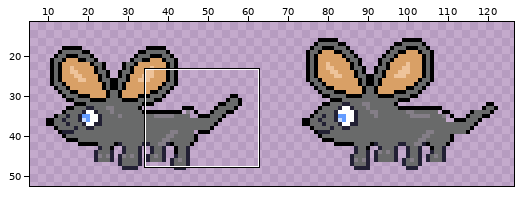
Sprite sheet, stored at resources/images/mouse-sheet.png. The first picture is a wide view before the edit; the outline marks the close-up.
Close-up. Before:
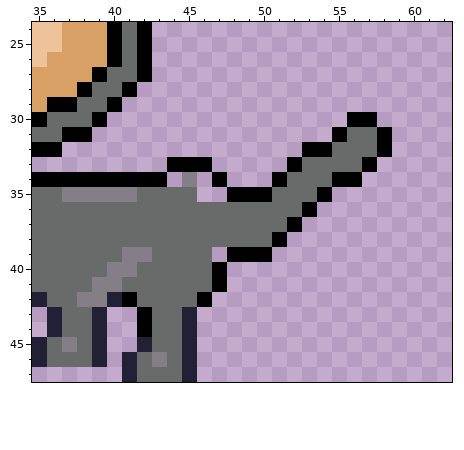
The file is 128x64 pixels. Shown: x 35..62, y 24..47. The wide view leaves out empty margins.
New version:
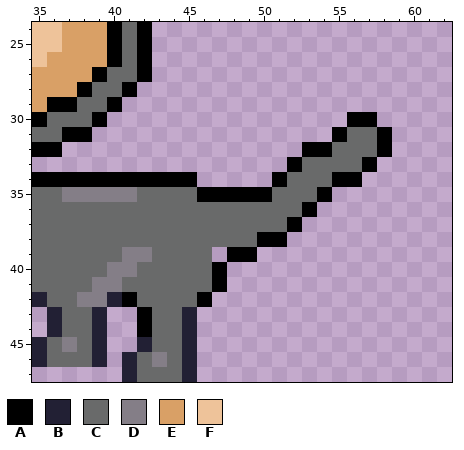
Palette (. is transparent): A #000000  B #222034  C #696a6a  D #847e87  E #d9a066  F #eec39a
Diff:
Changed rows in their new state; - is an unchanged pixel.
first column x 44:
33 ...----
34 AA-.---
35 --AA---
38 ------A
39 ------.
